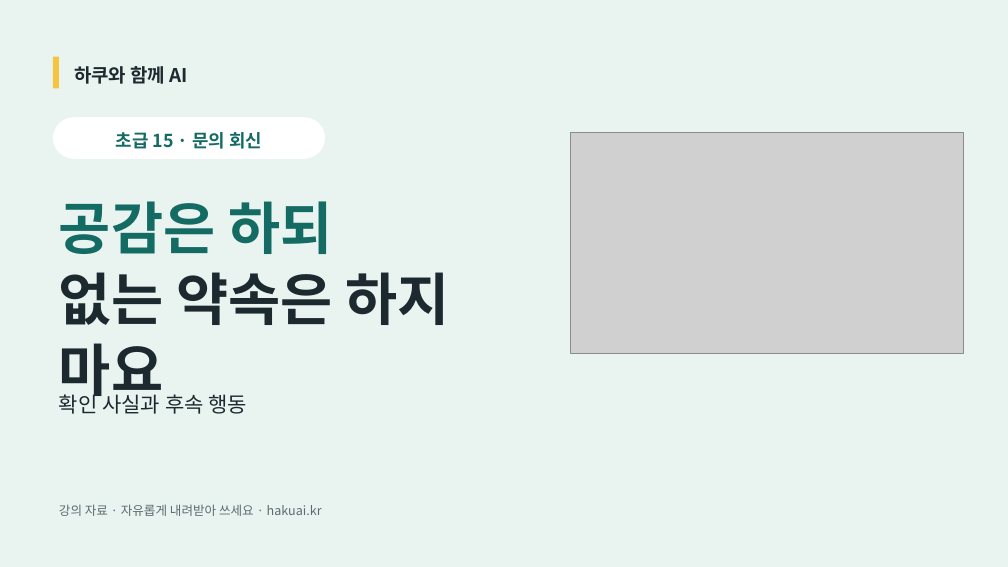
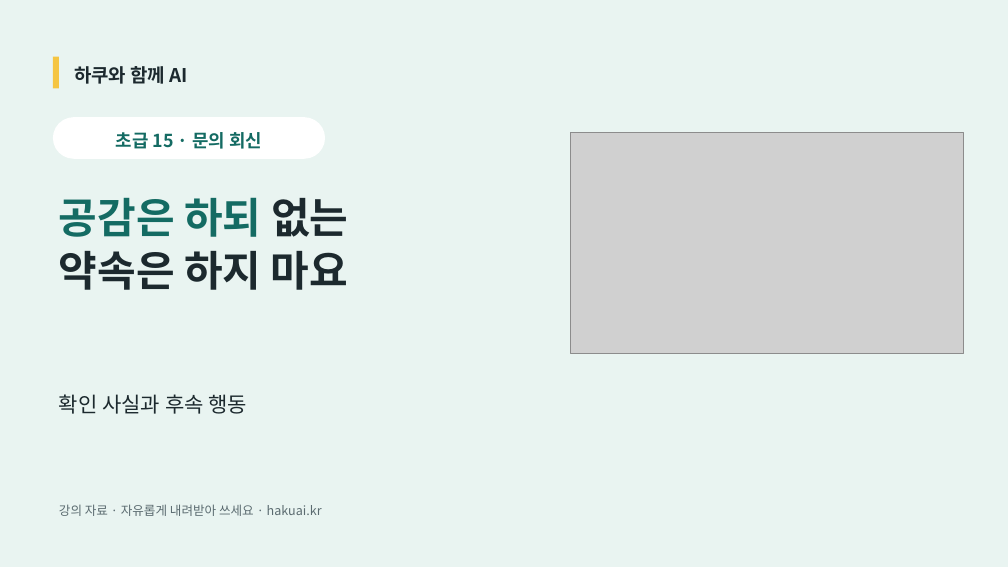
Before and after one commit to kenman008383/hakuai.kr, a slide deck: slide 1 of public/files/chatgpt/basic/15/hakuai-chatgpt-basic-15.pptx. Drawn at 1008x567 pixels with LibreOffice and Linux fonts; fonts in the diff are those of the drawing; grey boxes stand for pictures. Boxes give left, top, right and bottom in pixels: in the first picture for what was removed or moved away, otherwise in the second. Text is boxed around its words. In the diff, an @@ line names an element or a change of style, - is before the commit and + after.

```diff
--- a/public/files/chatgpt/basic/15/hakuai-chatgpt-basic-15.pptx
+++ b/public/files/chatgpt/basic/15/hakuai-chatgpt-basic-15.pptx
@@ text at bbox=[59, 197, 348, 290]: text changed; size 54 to 40 pt @@
-공감은 하되
-없는 약속은 하지 마요
+공감은 하되 없는
+약속은 하지 마요
```
Also in this commit, not shown: 15 other files.
